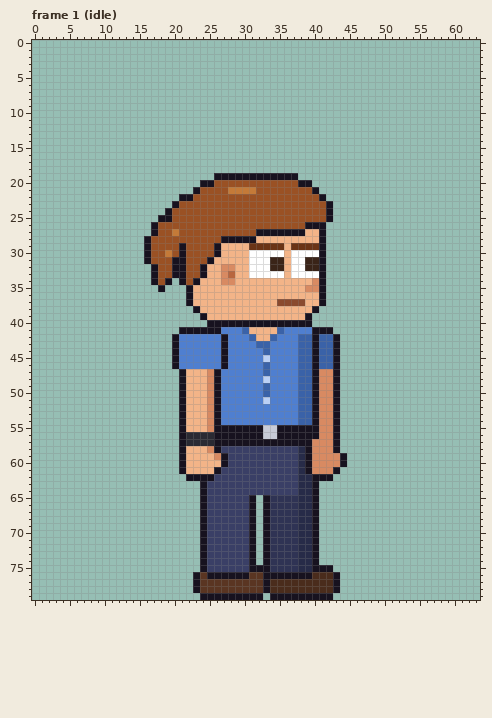
Edited in one commit: pixel-art file (sprites/custom/custom_intern_ponytail_right_anim.aseprite). The picture above was drawn from the file before the commit.
64x80 pixels, 129 frames. Colours within 5 levels of each other are drawn and written as one. Shown: frame 1 (idle). The commit also changed other frames, which this record leaves out.
After:
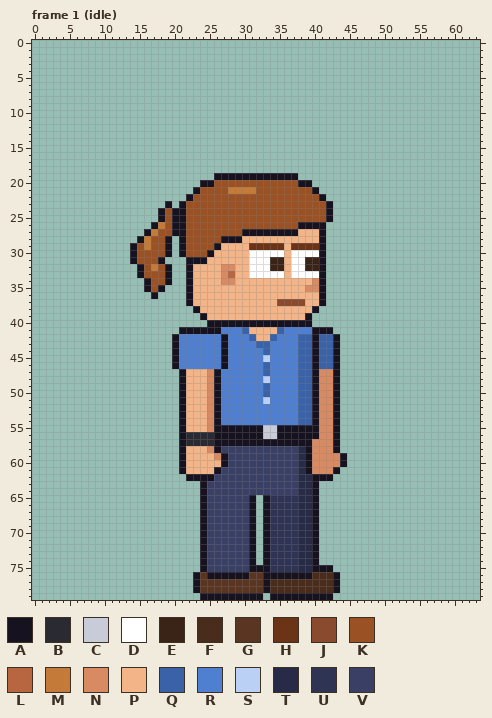
Palette (. is transparent): A #17121f  B #2a2a33  C #c8ccd8  D #ffffff  E #3a2418  F #4a2c1c  G #5a3522  H #6b3416  J #8a4a2e  K #9a5124  L #b8663f  M #c47a38  N #d88a62  P #f3b488  Q #3a62a8  R #4f7fd0  S #bbd0f5  T #272b48  U #2f3354  V #3a3f66
The edit:
Changed rows in their new state; - is an unchanged pixel.
Frame 1 (idle), layer "Hair":
first column x 14:
22 -------.-----------------
23 -----A.A-----------------
24 ----AKAA-----------------
25 -----KAA-----------------
26 ----M-AA----------------A
27 --AM--AA--------AA------P
28 -AM--A.A--------PP-------
29 AKM--A.------------------
30 AKK--A.----AP------------
31 AKK-A...AAAP-------------
32 -AKM-A..APP--------------
33 -AKK-A..APP--------------
34 --AK---.AP---------------
35 --AK---------------------
36 ---A---------------------
Where, in picture pixels (left, top, right, bottom), the same in both pictures:
changed: (130, 194, 221, 299)
changed: (298, 222, 305, 236)
changed: (242, 229, 256, 243)
